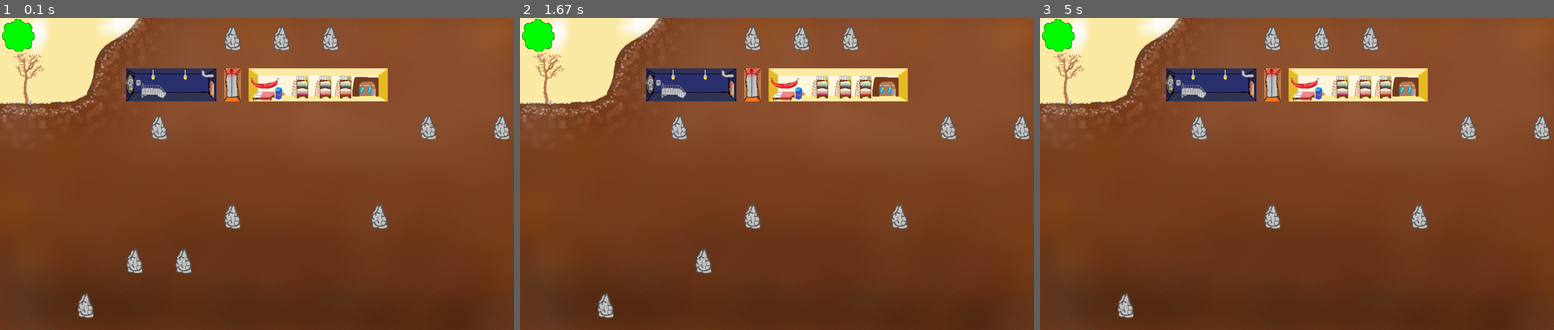
Above: before the commit, frames 1-3 (left to right).
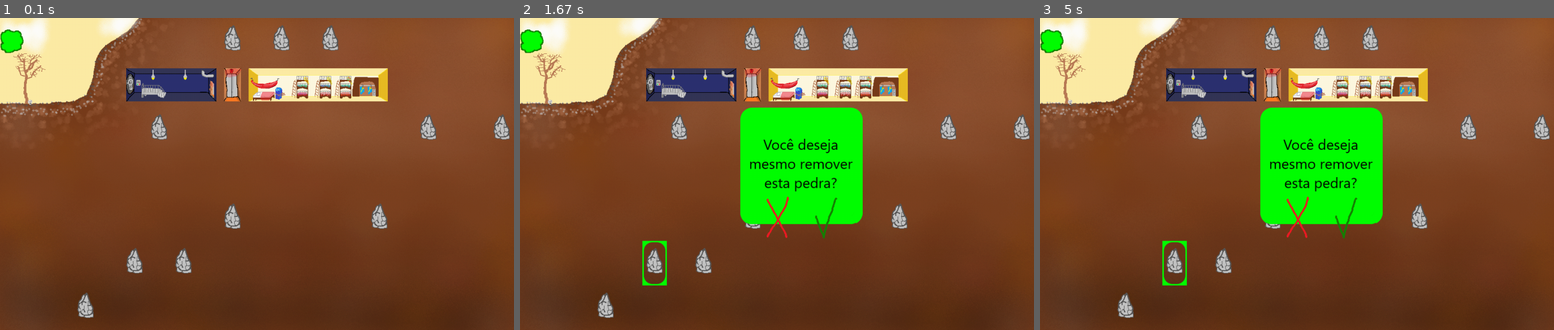
Above: after the commit, the same moments.

Repository: erickxbliv/Jogo-pygame
Game: pygame game, started from main.py
Two runs of this game, one before a commit and one after it. Both use one fixed random seed, a clock stepped at 60 frames per second and the inputs below.
Inputs (mouse positions are in pixels of both pictures, inside the frame that each line leads up to):
- Up to frame 1 (0.1 s): no input
- Up to frame 2 (1.67 s): press the mouse at (586, 142) at 0.37 s; move the mouse to (638, 195) at 0.47 s; release the mouse at (689, 245) at 0.6 s; click (643, 270) at 0.72 s
- Up to frame 3 (5 s): click (1225, 242) at 4.62 s

The runs differ from the first frame. In frame 1, 0.4% of the frame differs, in the area x 0-7%, y 0-12%; in frame 2, 9.8%; in frame 3, 9.9%, in the area x 0-67%, y 0-86%.

Commit message:
correcao do issue sobre alterar a variavel do blit

Diff:
--- a/blueprint.py
+++ b/blueprint.py
@@ -1,16 +1,20 @@
-import pygame
 from os import path
 from random import seed
 from random import randint
 
-def iniciar_generico(lista, dificuldade, posicao, nome):
+def salvar():
+    pass
+
+
+
+def iniciar_generico(lista, dados):         #enviar apenas dados do menu ou todo o jogo? Pq aqui que vai ser salvo ne
 
     aleatorios = []
     seed()
     #aleatorizar quais celulas terao pedras
 
-    if dificuldade == "facil": quantidade_pedras = 15
-    elif dificuldade == "dificil": quantidade_pedras = 30
+    if dados.dificuldade == "facil": quantidade_pedras = 15
+    elif dados.dificuldade == "dificil": quantidade_pedras = 30
 
     for _ in range(quantidade_pedras):
         parar = False
@@ -94,8 +98,8 @@
         lista[quartos].tipo = "quarto"
         lista[quartos].consumo = 150
 
-        if dificuldade == "facil": lista[quartos].lvl = '2'
-        elif dificuldade == "dificil": lista[quartos].lvl = '1'
+        if dados.dificuldade == "facil": lista[quartos].lvl = '2'
+        elif dados.dificuldade == "dificil": lista[quartos].lvl = '1'
         quartos += 1
 
     lista[31].situacao = "_1-6" #esse quarto esja junto a outros 5
@@ -113,7 +117,8 @@
     while contagem < 147:
 
         lista[contagem].imagem()
-        print(vars(lista[contagem])) #teste
+        print(vars(lista[contagem]))            #teste
         contagem += 1
 
     #aqui salvar o arquivo
+    salvar()
--- a/celulas.py
+++ b/celulas.py
@@ -21,8 +21,7 @@
 
         self.coordenadas = coordenadas    #indica quais as coordenadas seriam o (0,0) dessa celula
         self.consumo = consumo   #indica qual o consumo de energia dessa celula
-        #self.obj = obj
-
+        #self.obj = None
         #vizinhos? ajudaria a demarcar os pretendentes
         #direções de passagem
         #indicar que esta fundido
@@ -31,15 +30,16 @@
     #def imagem(self, obj, tipo, lvl, situacao, pedra, vazio):
     def imagem(self):
 
-        if self.pedra == True:
-            self.obj = pygame.image.load(path.join('cenario', 'pedra.png'))
+        #if self.obj != None: return
+        #pedras aleatorias
+        if self.pedra == True: self.obj = pygame.image.load(path.join('cenario', 'pedra.png'))
         else:
             if self.vazio == False:
                 imagem = (self.tipo + self.lvl + self.situacao + ".png")
                 self.obj = pygame.image.load(path.join('cenario', imagem))
             else: self.obj = None
 
-        if self.id == 1: self.obj = pygame.image.load(path.join('sistema', 'configuracoes.png'))   #teste
+        if self.id == 1: self.obj = pygame.image.load(path.join('sistema', 'sistema.png'))   #teste
 
 #agora vai haver essa funcao pra formar o nome da imagem, pra poder carrega-la
 
--- a/funcoes.py
+++ b/funcoes.py
@@ -1,3 +1,7 @@
+import pygame
+from os import path
+import sys
+
 def construir(lista):
 
     #receber como parametro se e um elevador, e se for uma sala, qual o tamanho dela
@@ -12,3 +16,36 @@
                 pass
 
 #animacao ficar aqui?
+
+
+def minerar(jogo, celula):        #n seria bom mandar so o objeto?
+
+    confirmacao = pygame.image.load(path.join('sistema', 'removerpedra.png'))
+    contorno = pygame.image.load(path.join('sistema', 'contorno1.png'))
+    erro  = pygame.image.load(path.join('sistema', 'naopode.png'))
+
+    #lista[pos_vetor]
+    jogo.janela.blit(contorno, celula.coordenadas)
+    jogo.janela.blit(confirmacao,(459,186))
+    pygame.display.flip()
+
+    while True:
+
+        for event in pygame.event.get():
+            if event.type == pygame.QUIT: sys.exit()
+            if event.type == pygame.MOUSEBUTTONUP:
+
+                position = pos_x, pos_y = pygame.mouse.get_pos()
+                if pos_y >= 372 and pos_y <= 465:
+                    if pos_x >= 510 and pos_x <= 560:
+                        return
+                    elif pos_x >= 612 and pos_x <= 663:
+                        preco = (((celula.id-1) // 21) * 50) + 50
+                        print(preco)
+                        if jogo.dinheiro < preco:
+                            jogo.janela.blit(erro,(459,186))
+                            pygame.display.flip()
+                        else:
+                            celula.pedra = False
+                            jogo.dinheiro = jogo.dinheiro - preco
+                            return
--- a/main.py
+++ b/main.py
@@ -8,17 +8,35 @@
 import menu
 import blueprint
 
-menu.menu()
+class geral:
+    def __init__(self):
 
-if menu.teste.carregar == False:
-    blueprint.iniciar_generico(celulas.lista,menu.teste.dificuldade,menu.teste.posicao,menu.teste.nome)
+        self.janela = pygame.display.set_mode((1071,651))
+        self.dificuldade = None
+        self.carregar = None
+        self.dados = None
+        self.dinheiro = None
+
+    def menu(self):
+        pass
+
+
+jogo = geral()
+menu.menu(jogo)
+
+
+
+
+
+if jogo.dados.carregar == False:
+    blueprint.iniciar_generico(celulas.lista,jogo.dados)
+
+if jogo.dificuldade == "facil": jogo.dinheiro = 5000
+else: jogo.dinheiro = 2000
 
 
 
 #compensa mais não mostrar a pretendencia quando se tem pedra, do que ter uma função pra atualizar as pedras quebradas e outra pra
-
-tamanho = largura, altura = 1071, 651
-janela = pygame.display.set_mode(tamanho)
 
 fundo = pygame.image.load(path.join('cenario', 'dia.png'))
 #fundo_noite = pygame.image.load(path.join('cenario', 'noite.png'))
@@ -33,7 +51,6 @@
 achei = False
 #clock tick
 
-matriz_grid = []
 lista = []
 
 while True:
@@ -57,17 +74,24 @@
                     else: achei = True
                 y = (y // 93) * 21
                 x = (x//51) + 1
-                pos_vetor = (x + y) - 1
+                pos_vetor = (x + y) - 1         #transformar isso numa funcao, achar o ide
 
                 #print(pos_vetor)
 
                 if celulas.lista[pos_vetor].pedra == True:
+                    funcoes.minerar(jogo, celulas.lista[pos_vetor])
+
+
+
+
+
+
                     #remocao = tirar_pedra()
-                    remocao = True
-                    if remocao == True:
-                        y = (y // 21) * 93  #pegando o y de volta, pois quanto mais embaixo mais caro
-                        dinheiro = dinheiro - ((y * 50) + 50)
-                        celulas.lista[pos_vetor].pedra = False
+                    #remocao = True
+                    #if remocao == True:
+                        #y = (y // 21) * 93  #pegando o y de volta, pois quanto mais embaixo mais caro
+                        #dinheiro = dinheiro - ((y * 50) + 50)
+                        #celulas.lista[pos_vetor].pedra = False
                         #atualizar_pretendencia_d1_celula(pos_vetor,lista)
 
                         #print(celulas.lista[pos_vetor].pedra)
@@ -78,15 +102,15 @@
                 funcoes.construir()
 
 
-    janela.fill(preto)
-    janela.blit(fundo, (0,0))
+    jogo.janela.fill(preto)
+    jogo.janela.blit(fundo, (0,0))
     #janela.blit(configuracoes,(0,0))
 
     contagem = 0
     while contagem < 147:
         celulas.lista[contagem].imagem()    #sera se tem problema atualizar toda santa vez as imagens?
         if celulas.lista[contagem].obj != None:
-            janela.blit(celulas.lista[contagem].obj,celulas.lista[contagem].coordenadas)
+            jogo.janela.blit(celulas.lista[contagem].obj,celulas.lista[contagem].coordenadas)
 
         contagem += 1
 
--- a/menu.py
+++ b/menu.py
@@ -22,12 +22,10 @@
 
 
 
-def menu():
+def menu(jogo):
 
-    tamanho = largura, altura = 1071, 651
-    janela = pygame.display.set_mode(tamanho)
 
-    #dados.zerar() ?????
+    #dados.zerar(self)
     animacao()
 
     #opcoes: iniciar novo jogo, carregar jogo, manual, opcoes ou sair
@@ -41,9 +39,7 @@
     dificuldade = "facil"
     carregar = False
 
-    global teste
-
-    teste = dados(dificuldade,carregar,posicao,nome)
+    jogo.dados = dados(dificuldade,carregar,posicao,nome)
 
     #return
 
Binary file added: sistema/contorno1.png
Binary file added: sistema/naopode.png
Binary file added: sistema/removerpedra.png
Binary file added: sistema/sistema.png
